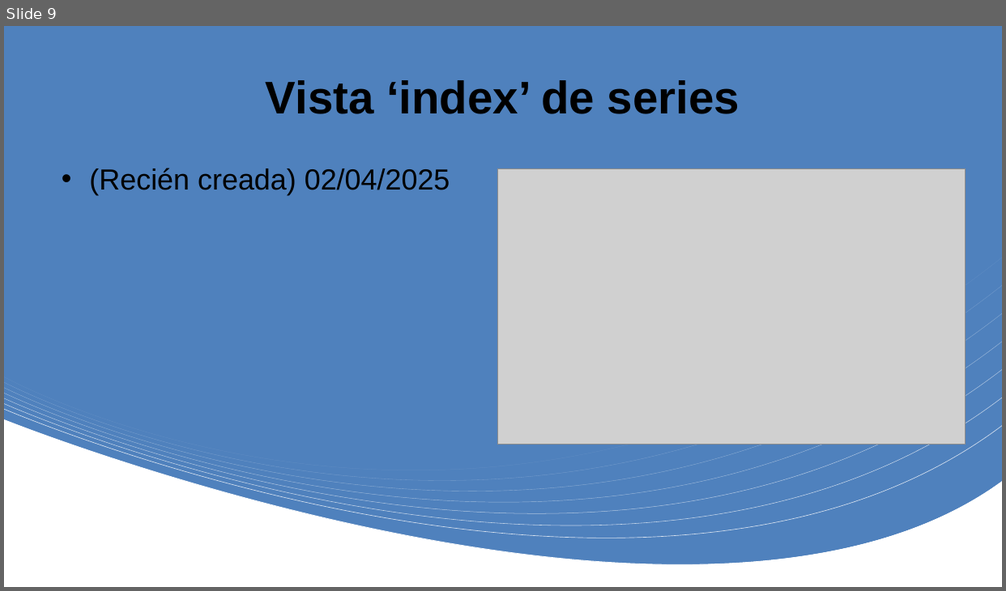
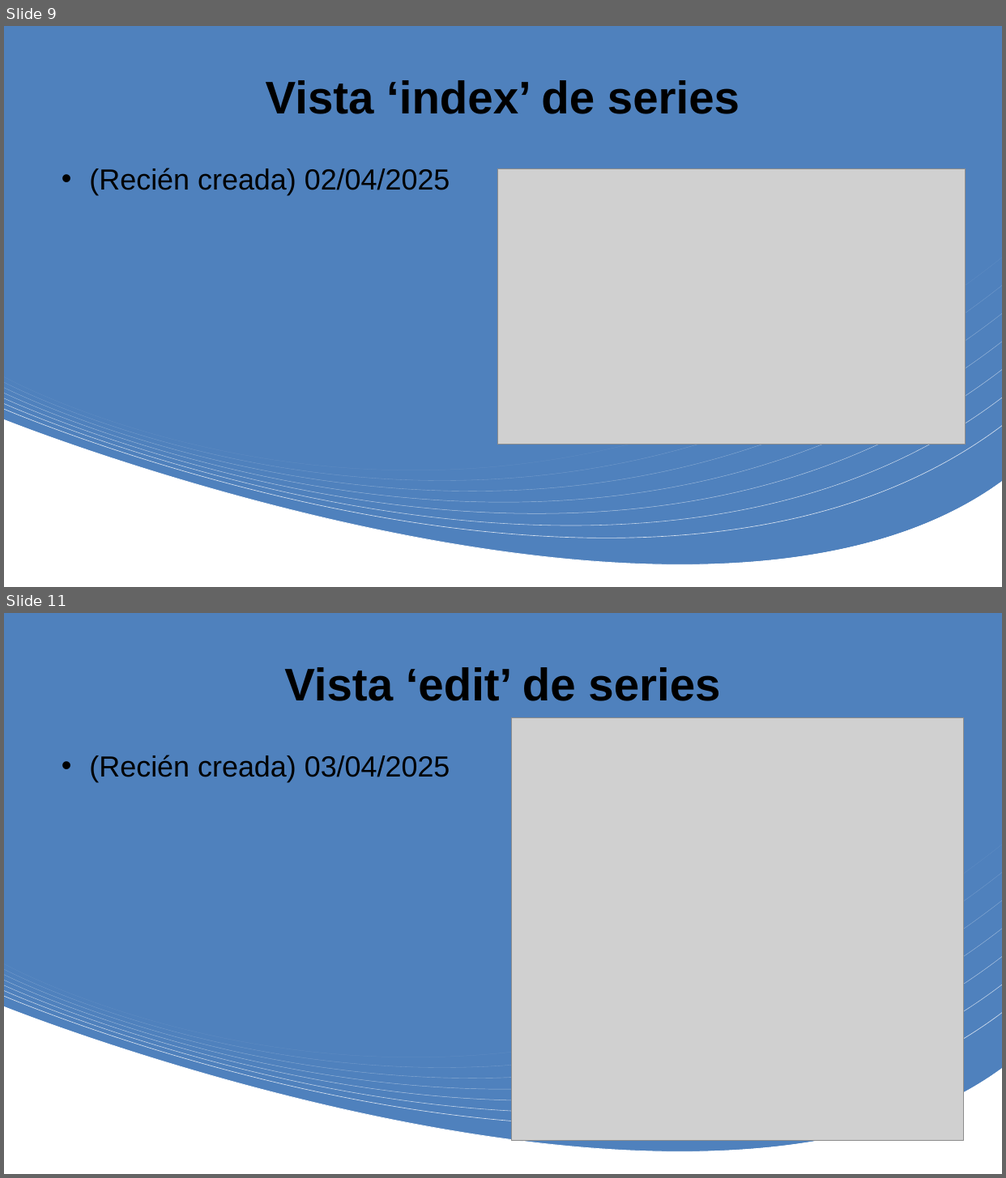
Before and after one commit to alockgoy/proyecto_final_2daw, a slide deck: Evolución visual.pptx. Shown one above the other, each under a label of ours: slide 9 before the commit, slides 9 and 11 after it; the slides between them are not shown. The pictures are 1006x591 and 1006x1178 pixels, drawn with LibreOffice and Linux fonts; fonts in the diff are those of the drawing; grey boxes stand for pictures. Boxes give left, top, right and bottom in pixels: in the first picture for what was removed or moved away, otherwise in the second. Text is boxed around its words. In the diff, an @@ line names an element or a change of style, - is before the commit and + after.

```diff
--- a/Evolución visual.pptx
+++ b/Evolución visual.pptx
@@ slide 11 added at (4, 613, 1002, 1174), background #FFFFFF; not listed: 10 template elements that a slide beside it also shows @@
@@ title added at (284, 667, 720, 701), 44 pt, text #000000, bold @@
+Vista ‘edit’ de series
@@ picture added at (512, 717, 964, 1142) @@
@@ text added at (89, 755, 450, 782), 28 pt, text #000000 @@
+• (Recién creada) 03/04/2025
```
Also in this commit, not shown: 1 other slide added, 1 other file.
